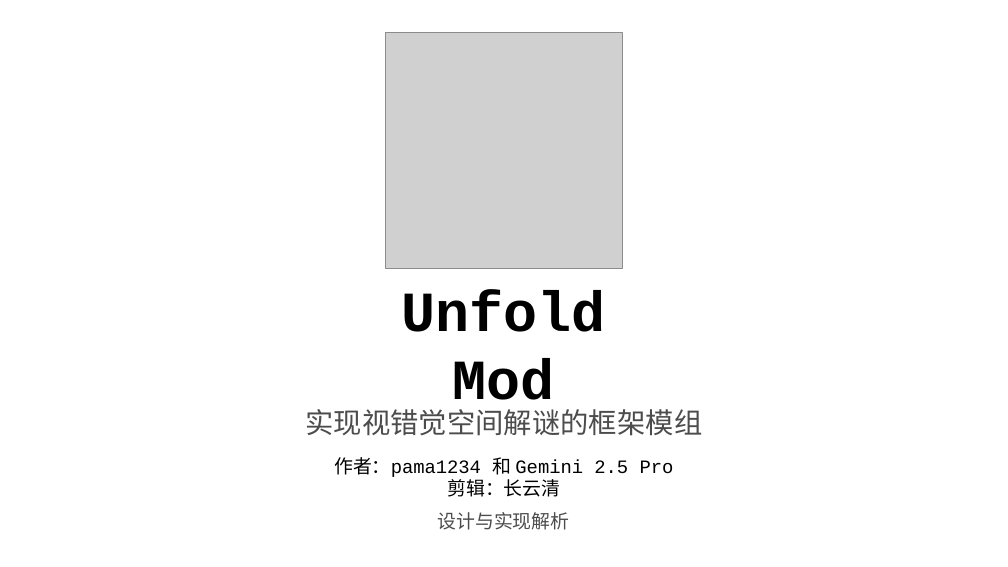
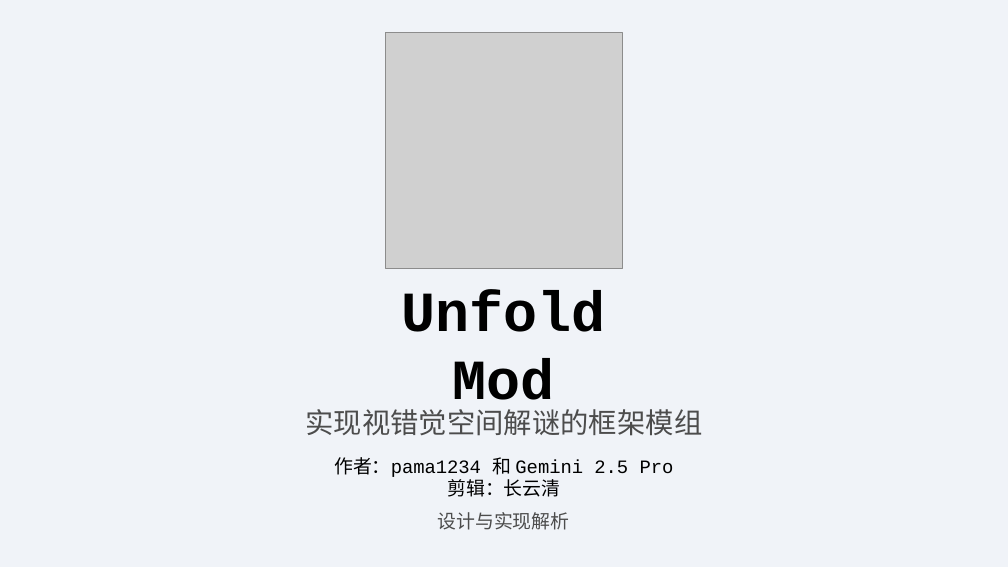
Before and after one commit to UniverseEmbedded/Unfold-Mod, a slide deck: slide 1 of doc/Unfold_Mod_视错觉空间解谜模组_v0.5.pptx. Drawn at 1008x567 pixels with LibreOffice and Linux fonts; fonts in the diff are those of the drawing; grey boxes stand for pictures; background and template pictures are left out. Boxes give left, top, right and bottom in pixels: in the first picture for what was removed or moved away, otherwise in the second. Text is boxed around its words. In the diff, an @@ line names an element or a change of style, - is before the commit and + after.

```diff
--- a/doc/Unfold_Mod_视错觉空间解谜模组_v0.5.pptx
+++ b/doc/Unfold_Mod_视错觉空间解谜模组_v0.5.pptx
@@ background picture (left out) to #F0F3F8 @@
```
Also in this commit, not shown: 10 other slides changed, 1 other file.
